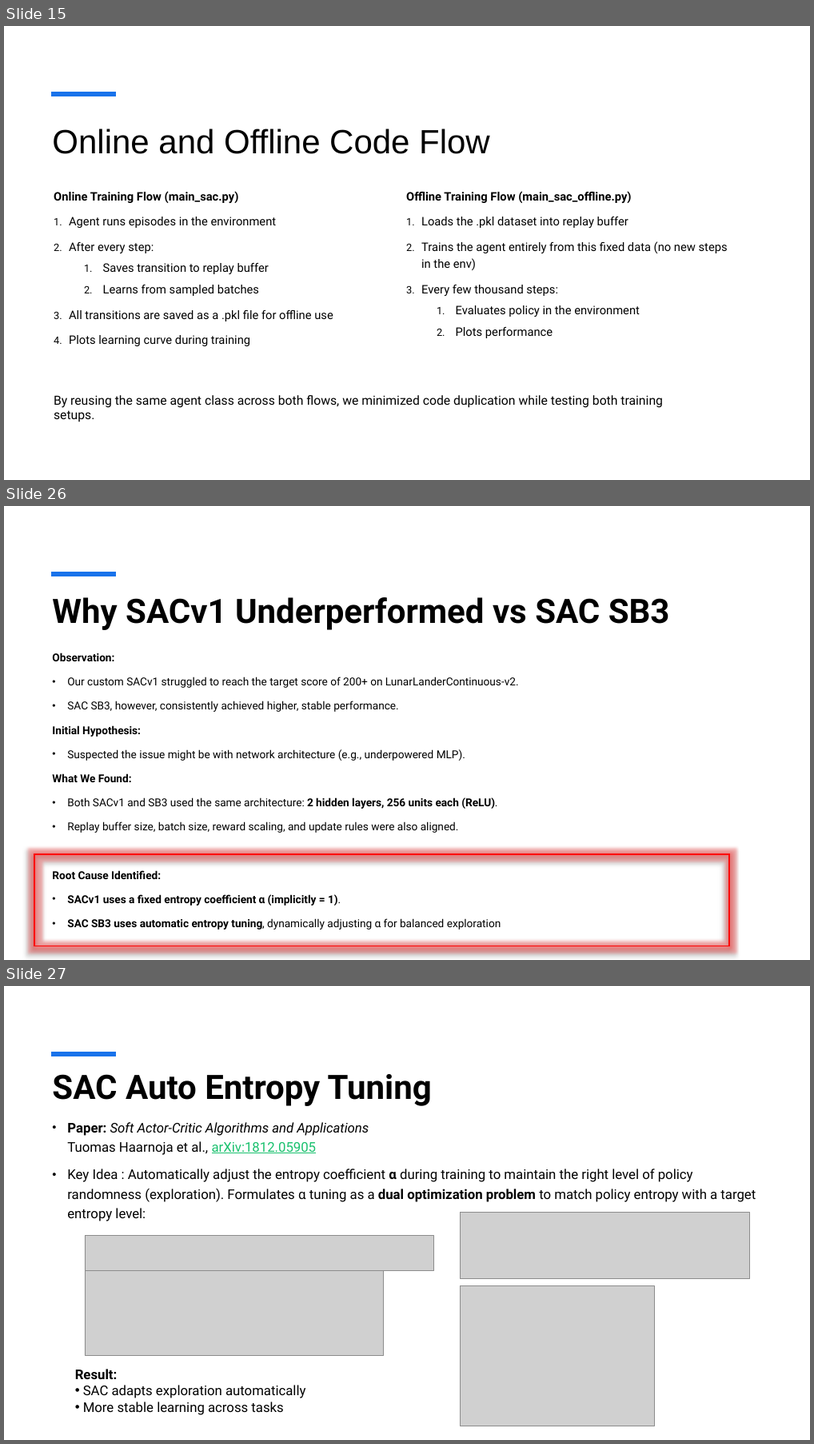
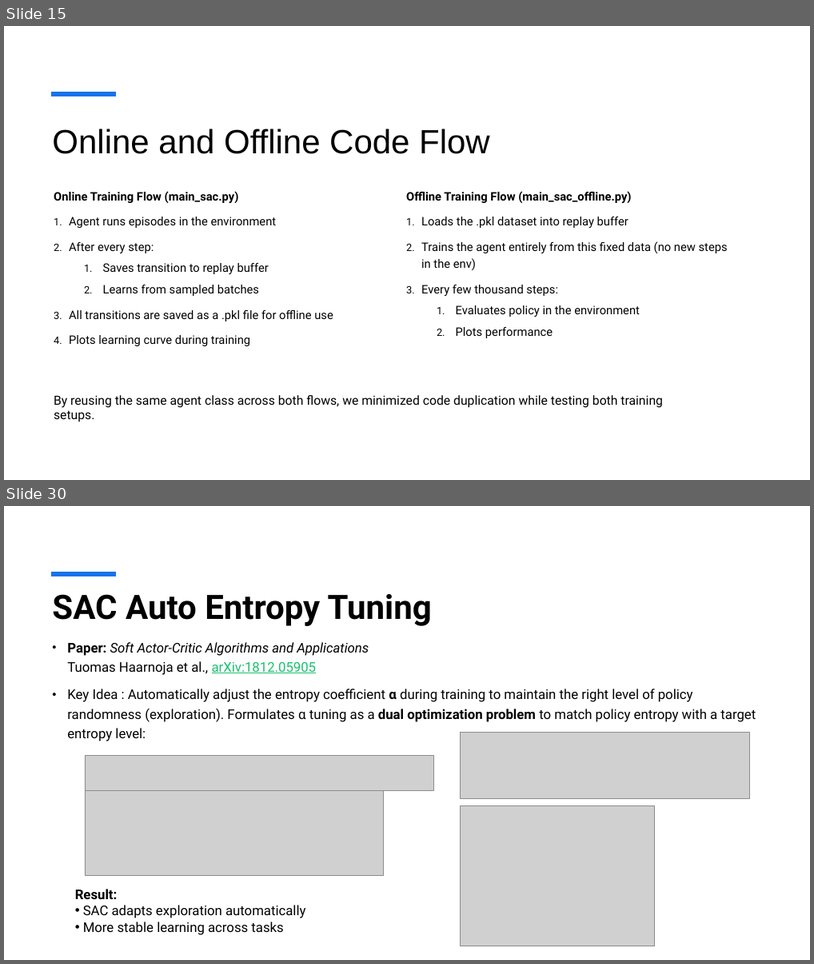
Before and after one commit to viszwak/rl-sample-efficiency, a slide deck: investigations/presentation/SAC.pptx. Shown one above the other, each under a label of ours: slides 15, 26 and 27 before the commit, slides 15 and 30 after it; the slides between them are not shown. The pictures are 814x1444 and 814x964 pixels, drawn with LibreOffice and Linux fonts; fonts in the diff are those of the drawing; grey boxes stand for pictures. Boxes give left, top, right and bottom in pixels: in the first picture for what was removed or moved away, otherwise in the second. Text is boxed around its words. In the diff, an @@ line names an element or a change of style, - is before the commit and + after.

```diff
--- a/investigations/presentation/SAC.pptx
+++ b/investigations/presentation/SAC.pptx
@@ slide 26 removed at (x1=4, y1=506, x2=810, y2=960), background #FFFFFF; not listed: 1 template element that a slide beside it also shows @@
@@ title removed at (x1=52, y1=597, x2=670, y2=630) @@
-Why SACv1 Underperformed vs SAC SB3
@@ text removed at (x1=52, y1=652, x2=519, y2=929) @@
-Observation:
-• Our custom SACv1 struggled to reach the target score of 200+ on LunarLanderContinuous-v2.
-• SAC SB3, however, consistently achieved higher, stable performance.
-Initial Hypothesis:
-• Suspected the issue might be with network architecture (e.g., underpowered MLP).
-What We Found:
-• Both SACv1 and SB3 used the same architecture: 2 hidden layers, 256 units each (ReLU).
-• Replay buffer size, batch size, reward scaling, and update rules were also aligned.
-Root Cause Identified:
-• SACv1 uses a fixed entropy coefficient α (implicitly = 1).
-• SAC SB3 uses automatic entropy tuning, dynamically adjusting α for balanced exploration
@@ rectangle removed at (x1=35, y1=854, x2=730, y2=946) @@
@@ what was slide 27 is now slide 30 @@
```
Also in this commit, not shown: 3 slides changed, 12 slides added, 8 other slides removed, 1 other file.
